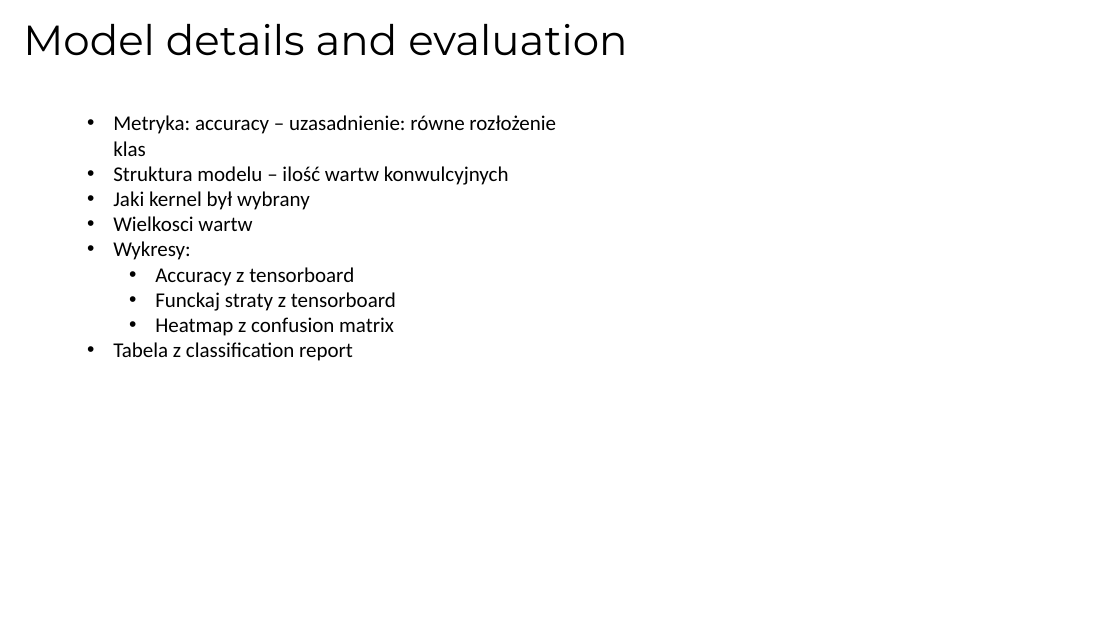
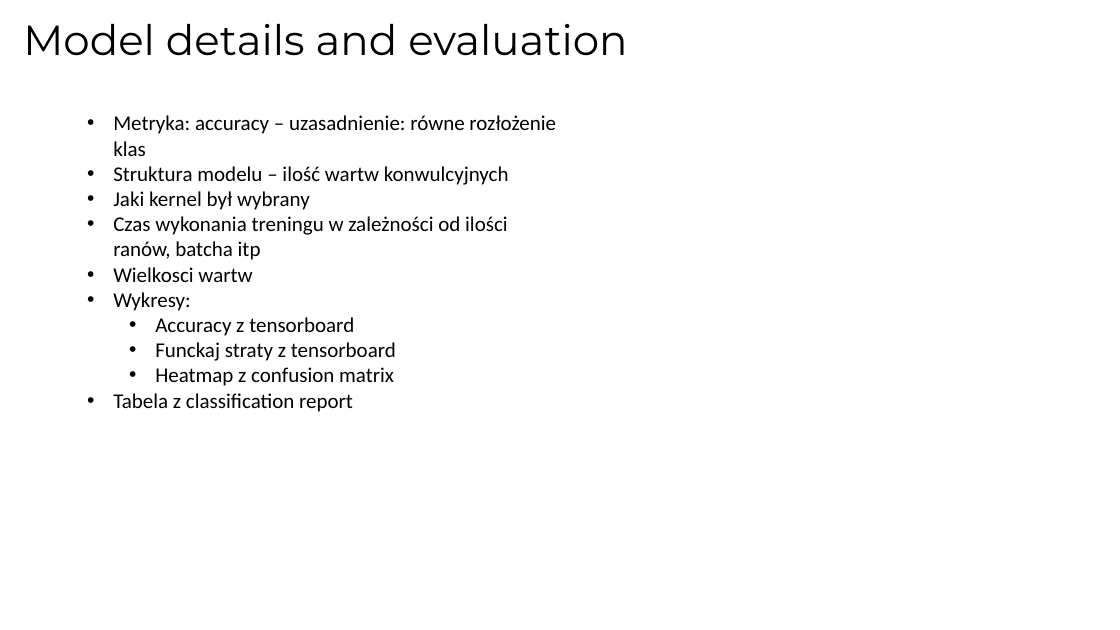
Before and after one commit to infoshareacademy/jdszr8-riva, a slide deck: slide 5 of 4_(DEEP_LEARNING)_Apples_of_different_varieties_recognition/Aron/(Presentation draft)_Apples_of_different_varieties_recognition.pptx. Drawn at 1120x630 pixels with LibreOffice and Linux fonts; fonts in the diff are those of the drawing. Boxes give left, top, right and bottom in pixels: in the first picture for what was removed or moved away, otherwise in the second. Text is boxed around its words. In the diff, an @@ line names an element or a change of style, - is before the commit and + after.

```diff
--- a/4_(DEEP_LEARNING)_Apples_of_different_varieties_recognition/Aron/(Presentation draft)_Apples_of_different_varieties_recognition.pptx
+++ b/4_(DEEP_LEARNING)_Apples_of_different_varieties_recognition/Aron/(Presentation draft)_Apples_of_different_varieties_recognition.pptx
@@ text at <box>113,216,508,260</box>: paragraph added @@
+• Czas wykonania treningu w zależności od ilości ranów, batcha itp
```
Also in this commit, not shown: 1 other slide changed.
